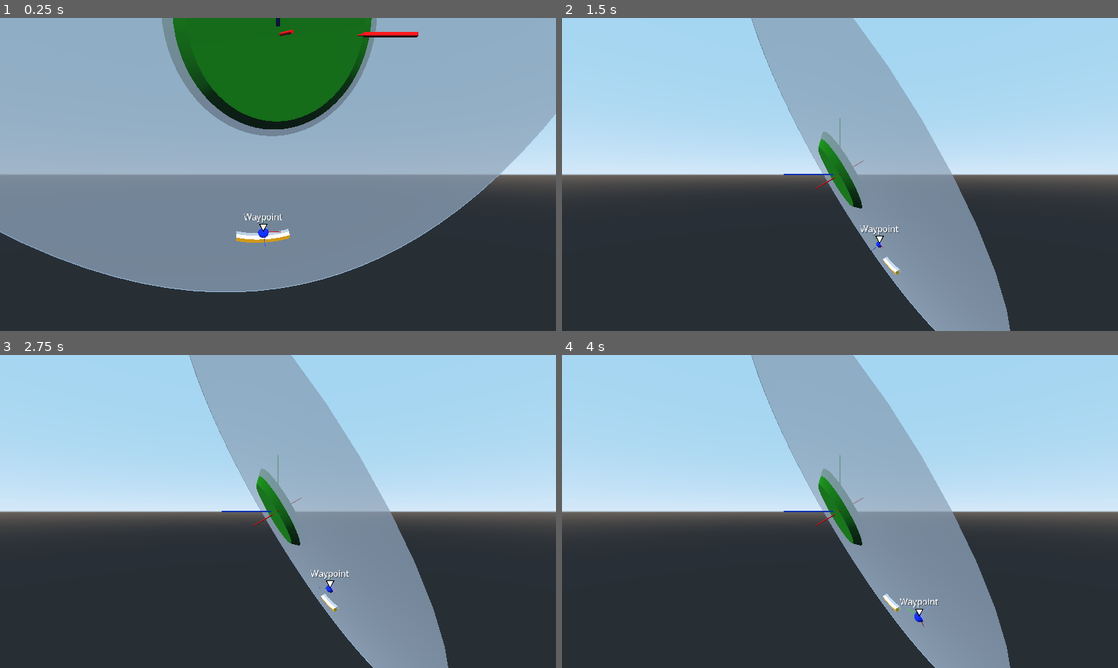
Above: before the commit, frames 1-4 (two rows, left to right).
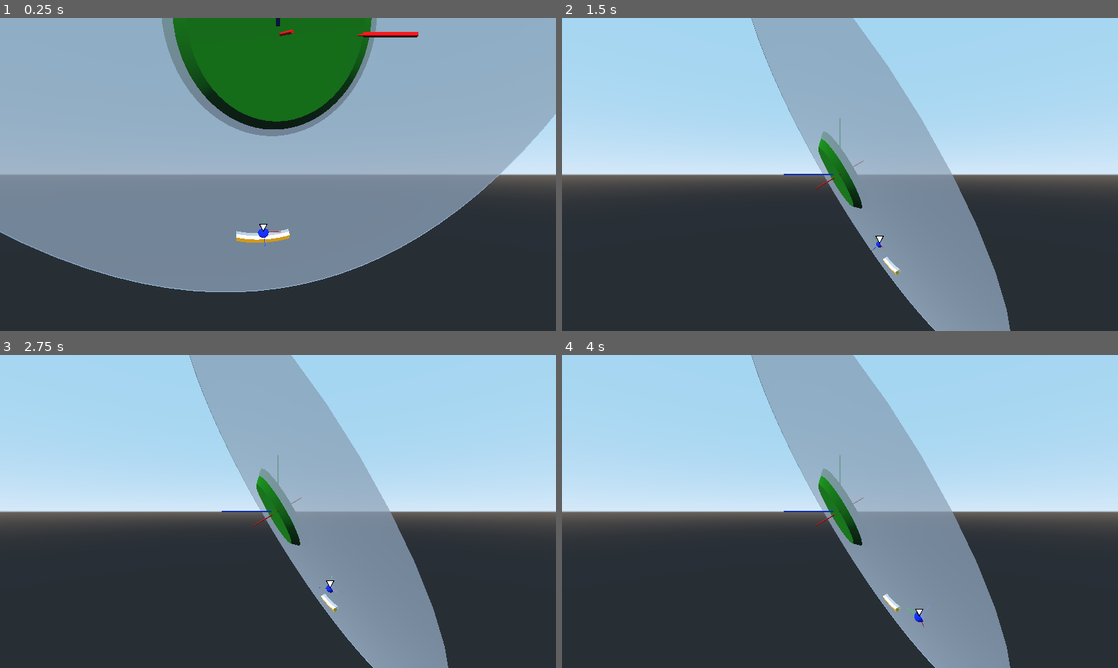
Above: after the commit, the same moments.

Repository: teratron/treaker
Game: Godot game, scene res://src/world/World.tscn
Two runs of this game, one before a commit and one after it. Both use one fixed random seed, a clock stepped at 60 frames per second and the inputs below.
Inputs (mouse positions are in pixels of both pictures, inside the frame that each line leads up to):
- Up to frame 1 (0.25 s): no input
- Up to frame 2 (1.5 s): tap Enter at 0.5 s; move the mouse to (867, 174) at 0.52 s; press the mouse at (867, 174) at 0.53 s; hold W (move_forward) from 0.53 s (still down); move the mouse to (812, 174) at 1.27 s; release the mouse at (812, 174) at 1.28 s; tap C (toggle_camera) at 1.35 s; click (812, 174) at 1.42 s
- Up to frame 3 (2.75 s): keep holding W (move_forward); move the mouse to (289, 505) at 2.02 s; tap Alt (use_ability) at 2.1 s; click (289, 505) at 2.17 s
- Up to frame 4 (4 s): keep holding W (move_forward); move the mouse to (834, 517) at 2.77 s; tap P at 2.85 s; click (834, 517) at 2.92 s; move the mouse to (878, 514) at 3.52 s; tap T at 3.6 s; click (878, 514) at 3.67 s

The runs differ from the first frame. In frame 1, less than 0.1% of the frame differs, in the area x 43-51%, y 62-66%; in frame 2, less than 0.1%; in frame 3, 0.1%, in the area x 55-63%, y 68-72%; in frame 4, less than 0.1%.

Commit message:
Waypoint

Diff:
--- a/app/src/player/Ball.gd
+++ b/app/src/player/Ball.gd
@@ -20,8 +20,6 @@
 	if status == HOVERED:
 		if !direction.is_equal_approx(state.linear_velocity.normalized()):
 			move(state.linear_velocity)
-#			direction = player.plane.project(state.linear_velocity).normalized()
-#			velocity  = direction * speed
 			state.transform.origin = player.plane.project(state.transform.origin)
 			state.transform = state.transform.orthonormalized()
 			state.transform = state.transform.scaled(scale)
@@ -33,12 +31,6 @@
 #			for i in range(count):
 #				prints(state.get_contact_local_normal(i), state.get_contact_local_position(i))
 #				state.linear_velocity *= state.get_contact_local_normal(i)
-
-
-#func _physics_process(delta):
-#	if status == HOVERED:
-#		prints(velocity.normalized(), linear_velocity, player.transform.basis)
-#		#print(deg2rad(30))
 
 
 func set_radius(value: float) -> void:
@@ -64,9 +56,6 @@
 
 
 func start(dir: Vector3) -> void:
-#	direction = player.plane.project(dir).normalized()
-#	velocity  = direction * speed
-
 	move(dir)
 	linear_velocity = velocity
 	status = HOVERED
--- a/app/src/waypoint/Waypoint.gd
+++ b/app/src/waypoint/Waypoint.gd
@@ -3,53 +3,40 @@
 
 const MARGIN = 4
 
-export var text   := "Waypoint" setget set_text
-export var sticky := true # If `true`, the waypoint sticks to the viewport's edges when moving off-screen.
+export var sticky := true
 
-onready var camera = get_viewport().get_camera()
-onready var parent = get_parent()
-onready var label  = $Label
-onready var marker = $Marker
+onready var camera := get_viewport().get_camera()
+onready var parent := get_parent()
+onready var marker := $Marker
 
 
 func _ready():
-	self.text = text
-
-	#assert(parent != null)
-	if not parent is Spatial:
+	if !parent is Spatial:
 		push_error("The waypoint's parent node must inherit from Spatial.")
 
 
 func _process(_delta):
 	if !camera.current:
-		# If the camera we have isn't the current one, get the current camera.
 		camera = get_viewport().get_camera()
-	var parent_translation = parent.global_transform.origin
-	var camera_transform = camera.global_transform
-	var camera_translation = camera_transform.origin
 
-	# We would use "camera.is_position_behind(parent_translation)", except
-	# that it also accounts for the near clip plane, which we don't want.
+	var parent_translation   = parent.global_transform.origin
+	var camera_transform     = camera.global_transform
+	var camera_translation   = camera_transform.origin
+	var unprojected_position = camera.unproject_position(parent_translation)
 	var is_behind = camera_transform.basis.z.dot(parent_translation - camera_translation) > 0
 
-	# Fade the waypoint when the camera gets close.
+	if !sticky:
+		rect_position = unprojected_position
+		visible = !is_behind
+		return
+
 	var distance = camera_translation.distance_to(parent_translation)
-	modulate.a = clamp(range_lerp(distance, 0, 2, 0, 1), 0, 1 )
+	modulate.a = clamp(range_lerp(distance, 0, 2, 0, 1), 0, 1)
 
-	var unprojected_position = camera.unproject_position(parent_translation)
-	# `get_size_override()` will return a valid size only if the stretch mode is `2d`.
-	# Otherwise, the viewport size is used directly.
 	var viewport_base_size = (
 			get_viewport().get_size_override() if get_viewport().get_size_override() > Vector2(0, 0)
 			else get_viewport().size
 		)
-
-	if !sticky:
-		# For non-sticky waypoints, we don't need to clamp and calculate
-		# the position if the waypoint goes off screen.
-		rect_position = unprojected_position
-		visible = !is_behind
-		return
 
 	# We need to handle the axes differently.
 	# For the screen's X axis, the projected position is useful to us,
@@ -69,14 +56,14 @@
 	if is_behind || unprojected_position.x < MARGIN || unprojected_position.x > viewport_base_size.x - MARGIN:
 		var look = camera_transform.looking_at(parent_translation, Vector3.UP)
 		var diff = angle_diff(look.basis.get_euler().x, camera_transform.basis.get_euler().x)
-		unprojected_position.y = viewport_base_size.y * (.5 + (diff / deg2rad(camera.fov)))
+		unprojected_position.y = viewport_base_size.y * (.5 + diff / deg2rad(camera.fov))
 
 	rect_position = Vector2(
 			clamp(unprojected_position.x, MARGIN, viewport_base_size.x - MARGIN),
 			clamp(unprojected_position.y, MARGIN, viewport_base_size.y - MARGIN)
 		)
 
-	label.visible = true
+	#label.visible = true
 	rect_rotation = 0
 	# Used to display a diagonal arrow when the waypoint is displayed in
 	# one of the screen corners.
@@ -85,30 +72,22 @@
 	if rect_position.x <= MARGIN:
 		# Left overflow.
 		overflow = -45
-		label.visible = false
+		#label.visible = false
 		rect_rotation = 90
 	elif rect_position.x >= viewport_base_size.x - MARGIN:
 		# Right overflow.
 		overflow = 45
-		label.visible = false
+		#label.visible = false
 		rect_rotation = 270
 
 	if rect_position.y <= MARGIN:
 		# Top overflow.
-		label.visible = false
+		#label.visible = false
 		rect_rotation = 180 + overflow
 	elif rect_position.y >= viewport_base_size.y - MARGIN:
 		# Bottom overflow.
-		label.visible = false
+		#label.visible = false
 		rect_rotation = -overflow
-
-
-func set_text(p_text):
-	text = p_text
-
-	# The label's text can only be set once the node is ready.
-	if is_inside_tree():
-		label.text = p_text
 
 
 static func angle_diff(from, to):
--- a/app/src/waypoint/Waypoint.tscn
+++ b/app/src/waypoint/Waypoint.tscn
@@ -1,30 +1,10 @@
-[gd_scene load_steps=5 format=2]
+[gd_scene load_steps=3 format=2]
 
 [ext_resource path="res://src/waypoint/Waypoint.gd" type="Script" id=1]
 [ext_resource path="res://assets/waypoint.svg" type="Texture" id=2]
-[ext_resource path="res://assets/noto_sans_regular.ttf" type="DynamicFontData" id=3]
-
-[sub_resource type="DynamicFont" id=1]
-font_data = ExtResource( 3 )
 
 [node name="Waypoint" type="Control"]
 script = ExtResource( 1 )
-
-[node name="Label" type="Label" parent="."]
-visible = false
-margin_left = -200.0
-margin_top = -40.0
-margin_right = 200.0
-margin_bottom = -17.0
-custom_colors/font_color_shadow = Color( 0, 0, 0, 0.501961 )
-custom_constants/shadow_offset_x = 1
-custom_constants/shadow_offset_y = 1
-custom_fonts/font = SubResource( 1 )
-text = "Waypoint"
-align = 1
-__meta__ = {
-"_edit_use_anchors_": false
-}
 
 [node name="Marker" type="TextureRect" parent="."]
 margin_left = -8.0
